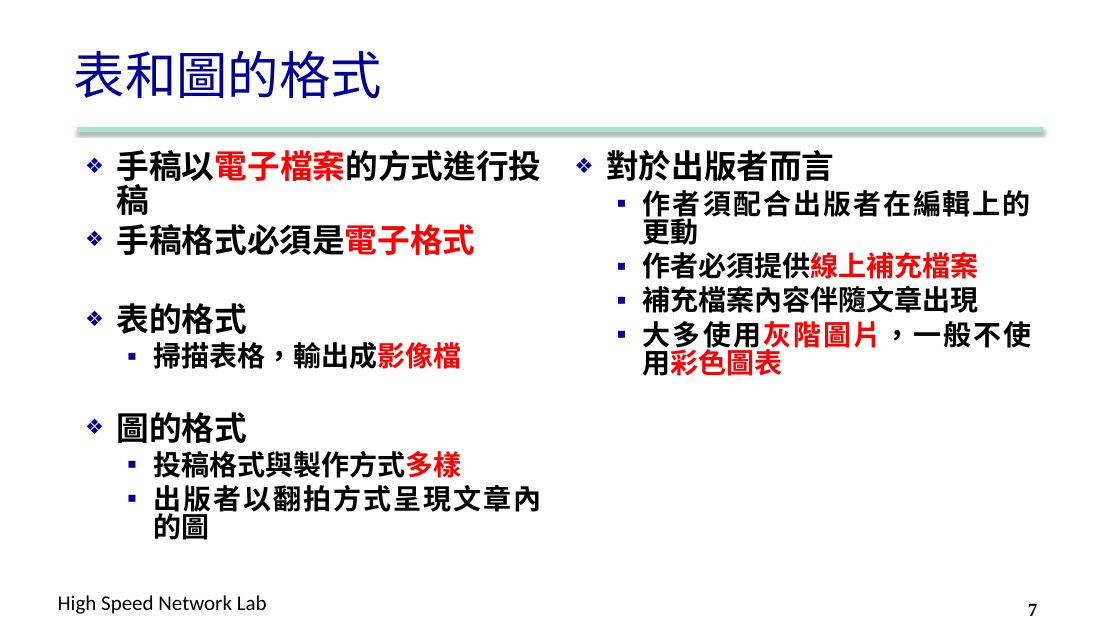
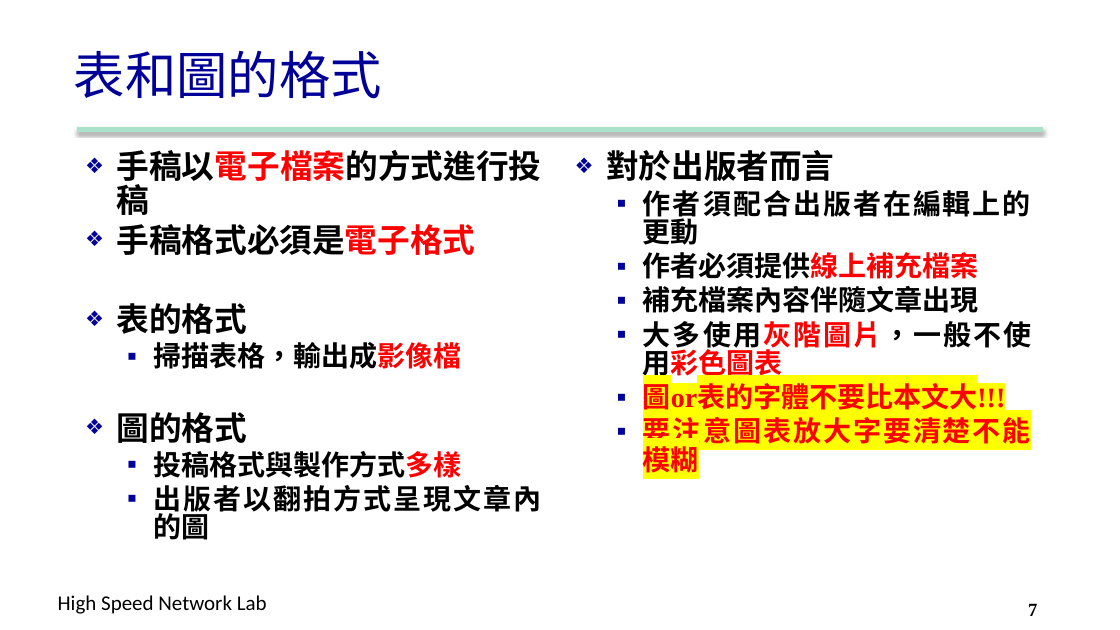
Before and after one commit to carina419/NTUST, a slide deck: slide 7 of MI5014701 科技研究與論文寫作 Technology Research and Thesis Writing/4. Figure-table.pptx. Drawn at 1120x630 pixels with LibreOffice and Linux fonts; fonts in the diff are those of the drawing; background and template pictures are left out. Boxes give left, top, right and bottom in pixels: in the first picture for what was removed or moved away, otherwise in the second. Text is boxed around its words. In the diff, an @@ line names an element or a change of style, - is before the commit and + after.

```diff
--- a/MI5014701 科技研究與論文寫作 Technology Research and Thesis Writing/4. Figure-table.pptx
+++ b/MI5014701 科技研究與論文寫作 Technology Research and Thesis Writing/4. Figure-table.pptx
@@ text at <box>643,379,1031,478</box>: paragraphs added @@
+  ▪ 圖or表的字體不要比本文大!!!
+  ▪ 要注意圖表放大字要清楚不能模糊
```
Also in this commit, not shown: 1 other slide changed.
